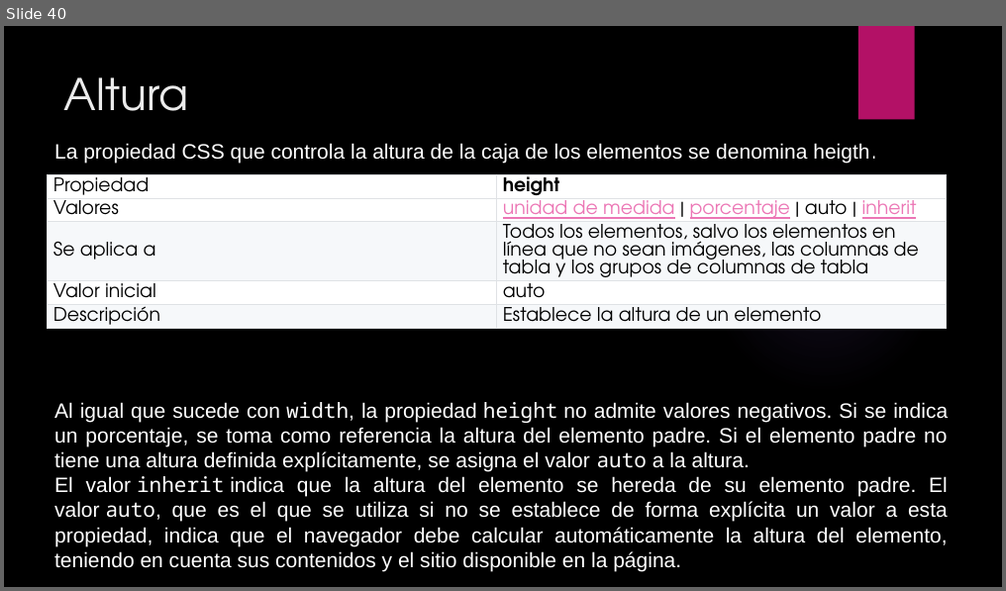
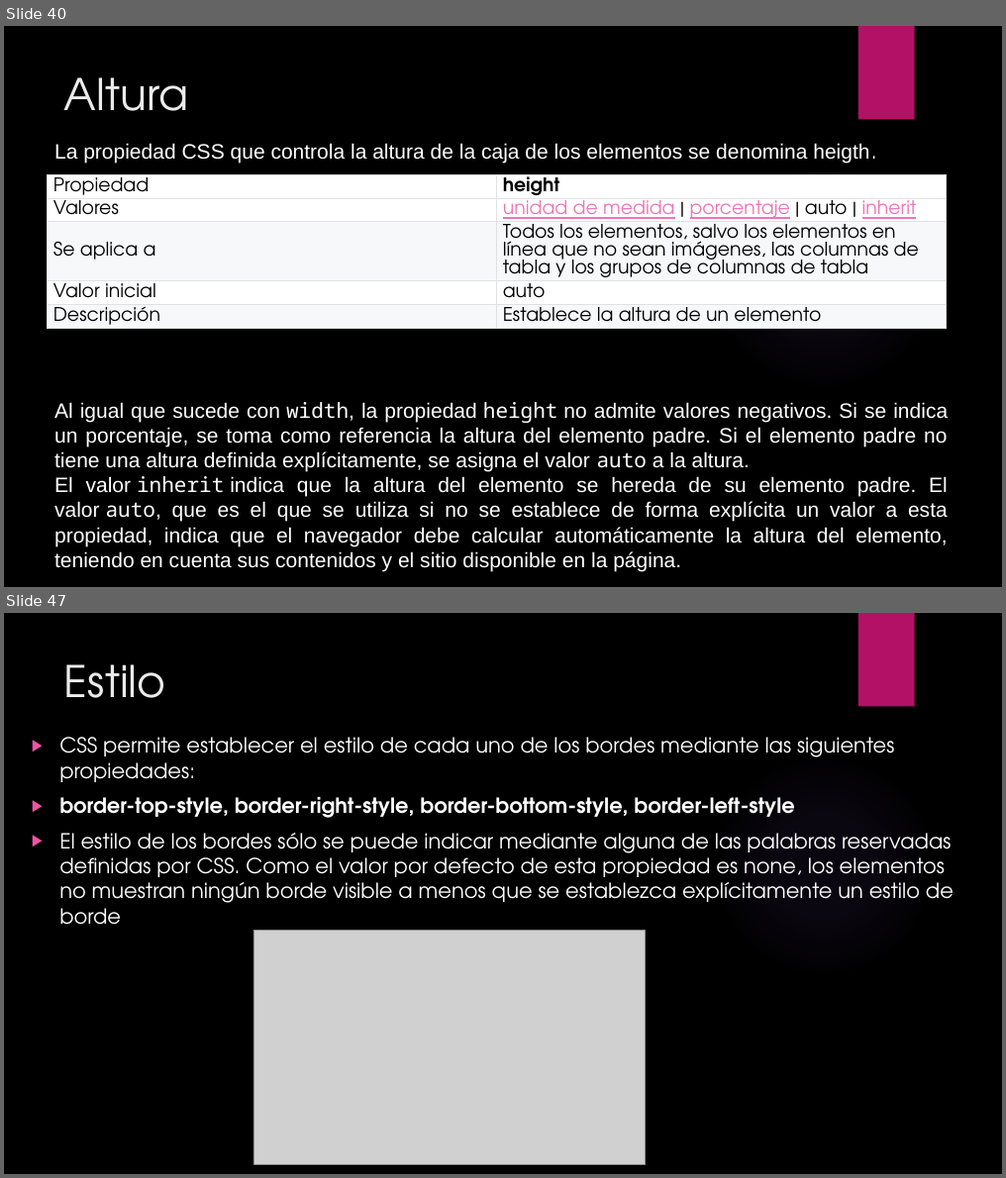
Before and after one commit to patoattie/LaboratorioIII, a slide deck: Material/CSS.pptx. Shown one above the other, each under a label of ours: slide 40 before the commit, slides 40 and 47 after it; the slides between them are not shown. The pictures are 1006x591 and 1006x1178 pixels, drawn with LibreOffice and Linux fonts; fonts in the diff are those of the drawing; grey boxes stand for pictures; background and template pictures are left out. Boxes give left, top, right and bottom in pixels: in the first picture for what was removed or moved away, otherwise in the second. Text is boxed around its words. In the diff, an @@ line names an element or a change of style, - is before the commit and + after.

```diff
--- a/Material/CSS.pptx
+++ b/Material/CSS.pptx
@@ slide 47 added at [4, 613, 1002, 1174], background picture (left out); not listed: 2 template elements that a slide beside it also shows @@
@@ title added at [64, 664, 166, 698], 42 pt, text #EBEBEB @@
+Estilo
@@ text added at [59, 737, 953, 925], 20 pt, text #FFFFFF @@
+▶ CSS permite establecer el estilo de cada uno de los bordes mediante las siguientes propiedades:
+▶ border-top-style, border-right-style, border-bottom-style, border-left-style
+▶ El estilo de los bordes sólo se puede indicar mediante alguna de las palabras reservadas definidas por CSS. Como el valor por defecto de esta propiedad es none, los elementos no muestran ningún borde visible a menos que se establezca explícitamente un estilo de borde
@@ picture added at [253, 930, 645, 1164] @@
```
Also in this commit, not shown: 33 other slides added, 1 other file.
